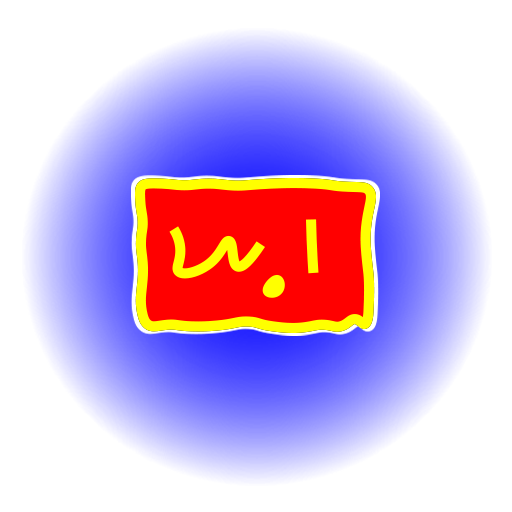
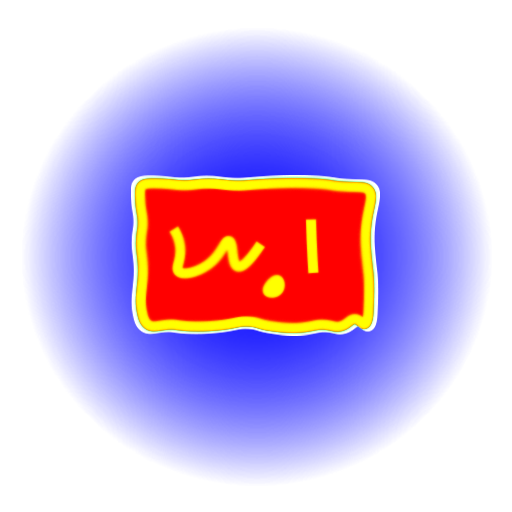
Layer changes from the first 512px x 512px image to the second:
painted on "Слой 10" over box(132, 175, 378, 336)
painted on "Слой 8" over box(132, 175, 378, 336)
